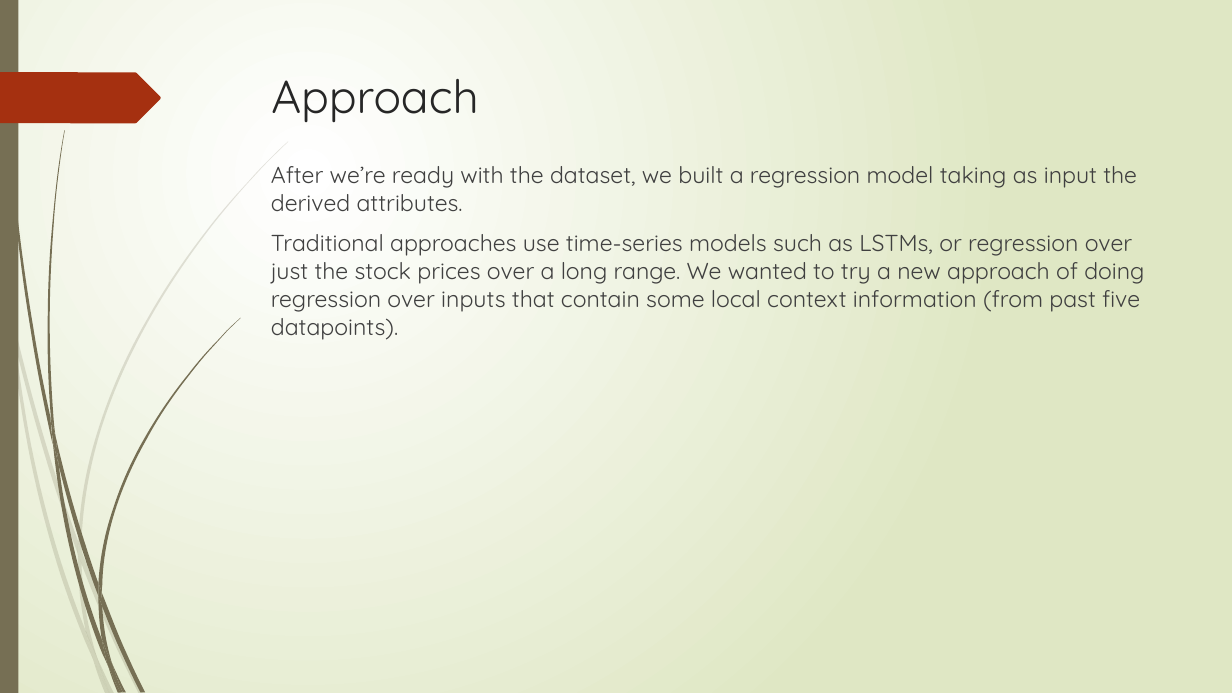
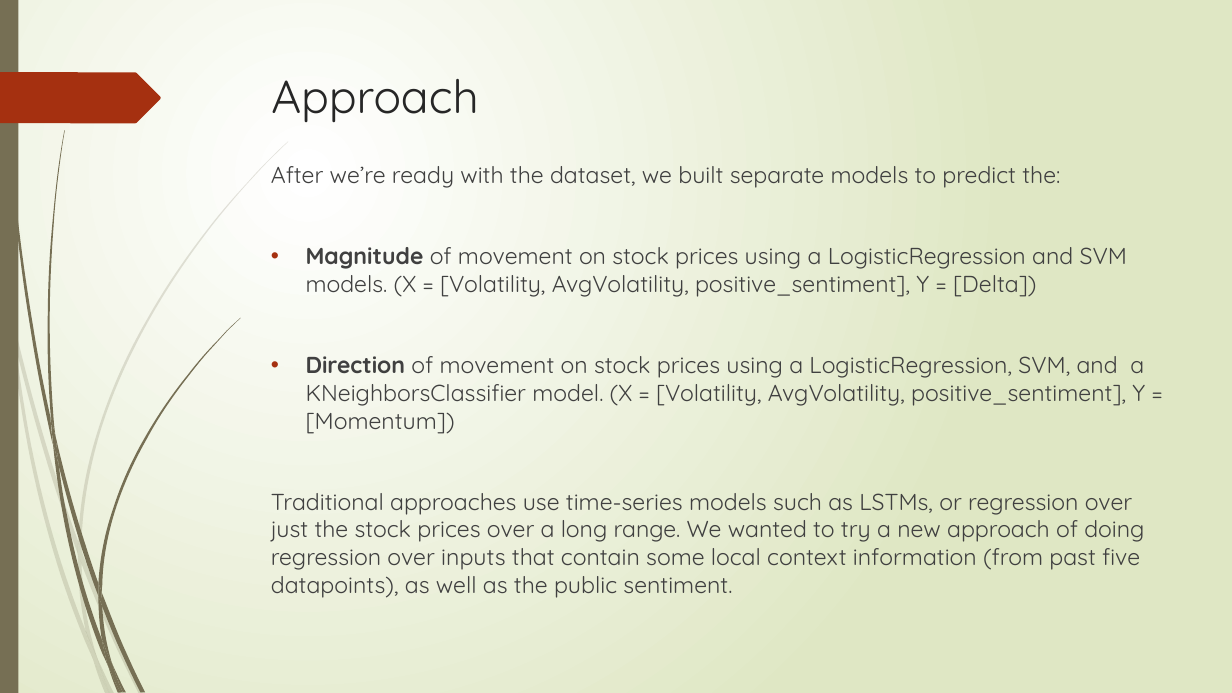
Before and after one commit to shobhitv-builds/nlp-proj, a slide deck: slide 8 of reports/NLP Stock Prediction.pptx. Drawn at 1232x693 pixels with LibreOffice and Linux fonts; fonts in the diff are those of the drawing. Boxes give left, top, right and bottom in pixels: in the first picture for what was removed or moved away, otherwise in the second. Text is boxed around its words. In the diff, an @@ line names an element or a change of style, - is before the commit and + after.

Commit message:
Update presentation

```diff
--- a/reports/NLP Stock Prediction.pptx
+++ b/reports/NLP Stock Prediction.pptx
@@ text at bbox=[271, 166, 1145, 598]: text changed @@
-After we’re ready with the dataset, we built a regression model taking as input the derived attributes.
-Traditional approaches use time-series models such as LSTMs, or regression over just the stock prices over a long range. We wanted to try a new approach of doing regression over inputs that contain some local context information (from past five datapoints).
+After we’re ready with the dataset, we built separate models to predict the:
+• Magnitude of movement on stock prices using a LogisticRegression and SVM models. (X = [Volatility, AvgVolatility, positive_sentiment], Y = [Delta])
+• Direction of movement on stock prices using a LogisticRegression, SVM, and a KNeighborsClassifier model. (X = [Volatility, AvgVolatility, positive_sentiment], Y = [Momentum])
+Traditional approaches use time-series models such as LSTMs, or regression over just the stock prices over a long range. We wanted to try a new approach of doing regression over inputs that contain some local context information (from past five datapoints), as well as the public sentiment.
```
Also in this commit, not shown: 6 other slides changed, 4 slides added.
